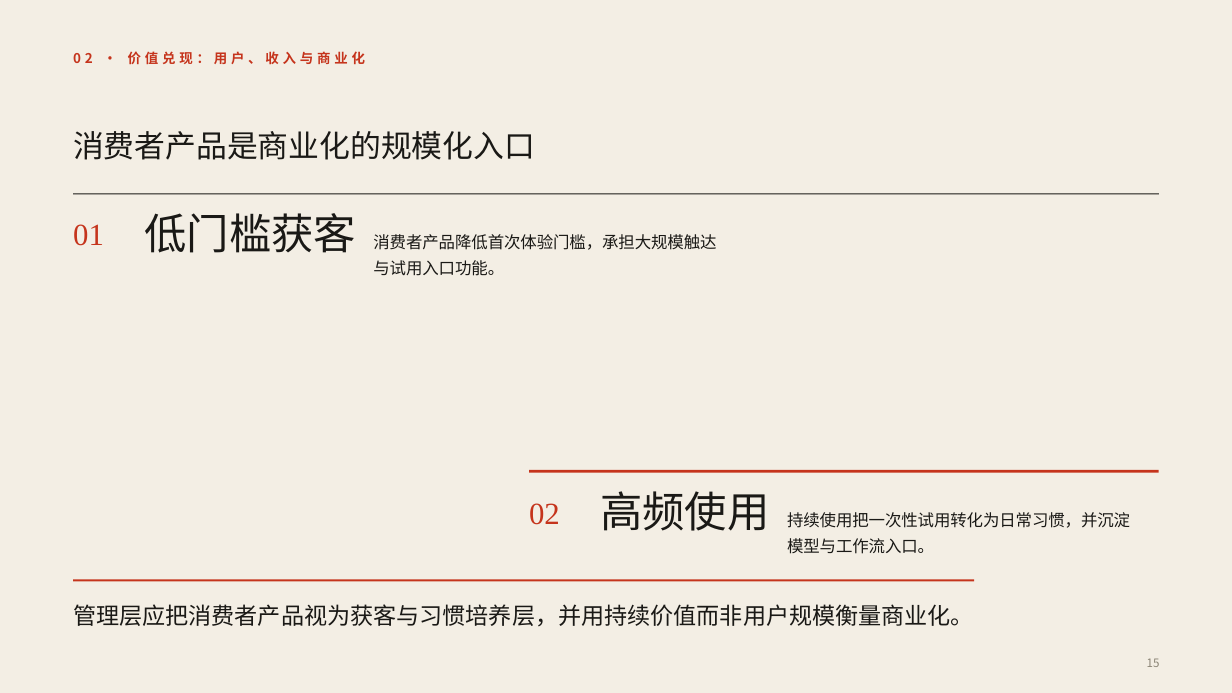
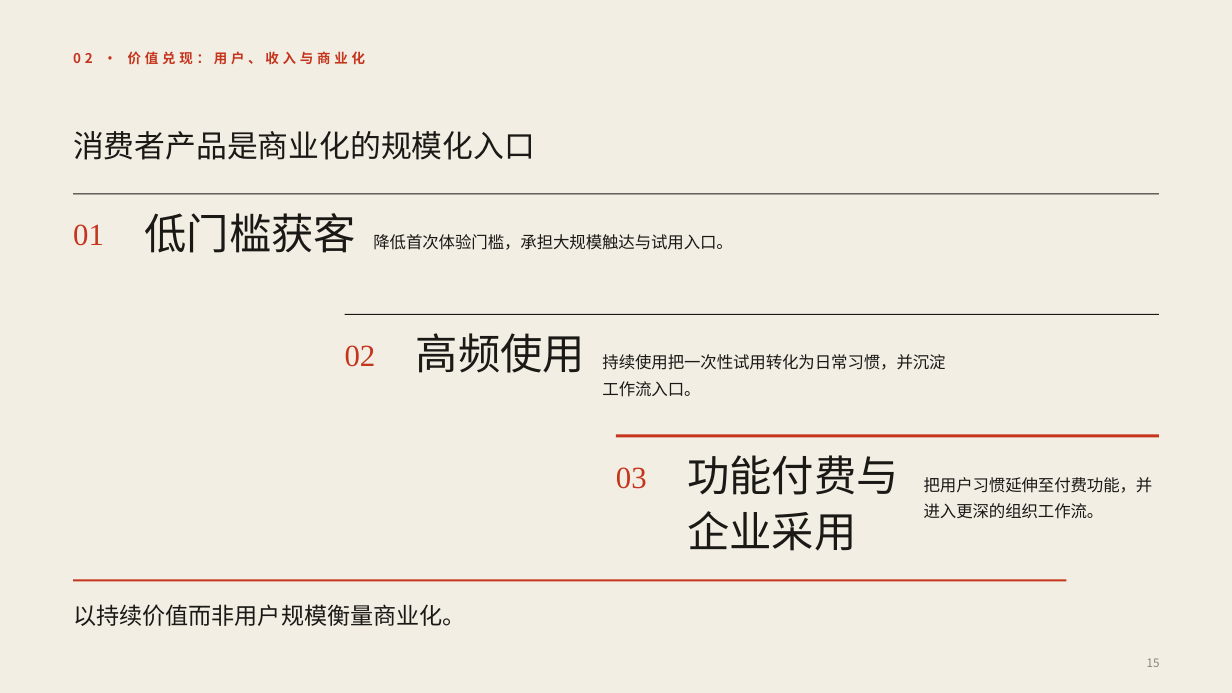
Before and after one commit to Liyilin66/ppt-agent, a slide deck: slide 15 of eval/results/scale-bond-100.pptx. Drawn at 1232x693 pixels with LibreOffice and Linux fonts; fonts in the diff are those of the drawing. Boxes give left, top, right and bottom in pixels: in the first picture for what was removed or moved away, otherwise in the second. Text is boxed around its words. In the diff, an @@ line names an element or a change of style, - is before the commit and + after.

```diff
--- a/eval/results/scale-bond-100.pptx
+++ b/eval/results/scale-bond-100.pptx
@@ text at box(373, 234, 732, 250): text changed @@
-消费者产品降低首次体验门槛，承担大规模触达与试用入口功能。
+降低首次体验门槛，承担大规模触达与试用入口。
@@ rectangle added at box(345, 314, 1159, 315), fill #1A1916 @@
@@ text "高频使用": place and size @@
-text "高频使用" at box(600, 491, 769, 531)
+text "高频使用" at box(416, 333, 585, 373)
@@ text "02": place and size @@
-text "02" at box(529, 503, 560, 525)
+text "02" at box(345, 345, 376, 367)
@@ text at box(602, 354, 945, 397): text changed @@
-持续使用把一次性试用转化为日常习惯，并沉淀模型与工作流入口。
+持续使用把一次性试用转化为日常习惯，并沉淀工作流入口。
@@ rectangle: place and size @@
-rectangle at box(530, 470, 1160, 472)
+rectangle at box(616, 434, 1160, 437)
@@ text added at box(616, 467, 647, 489), 24 pt, text #C5341C @@
+03
@@ text added at box(687, 455, 899, 551), 33 pt, text #1A1916 @@
+功能付费与企业采用
@@ text added at box(924, 477, 1153, 519), 12.8 pt, text #1A1916 @@
+把用户习惯延伸至付费功能，并进入更深的组织工作流。
@@ rectangle: place and size @@
-rectangle at box(73, 579, 974, 581)
+rectangle at box(73, 579, 1067, 581)
@@ text at box(73, 604, 466, 626): text changed @@
-管理层应把消费者产品视为获客与习惯培养层，并用持续价值而非用户规模衡量商业化。
+以持续价值而非用户规模衡量商业化。
```
Also in this commit, not shown: 66 other slides changed, 1 slide added, 2 slides removed, 5 other files.
